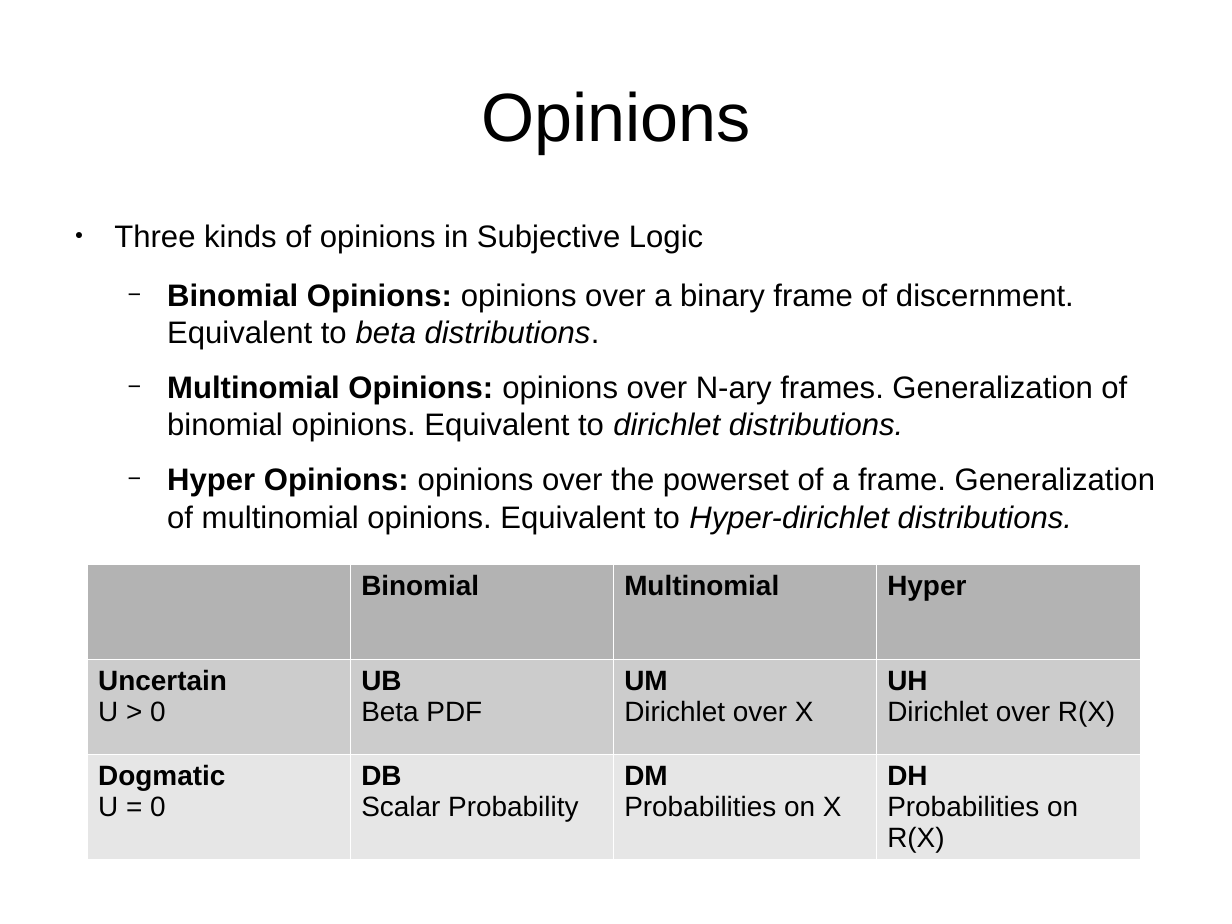
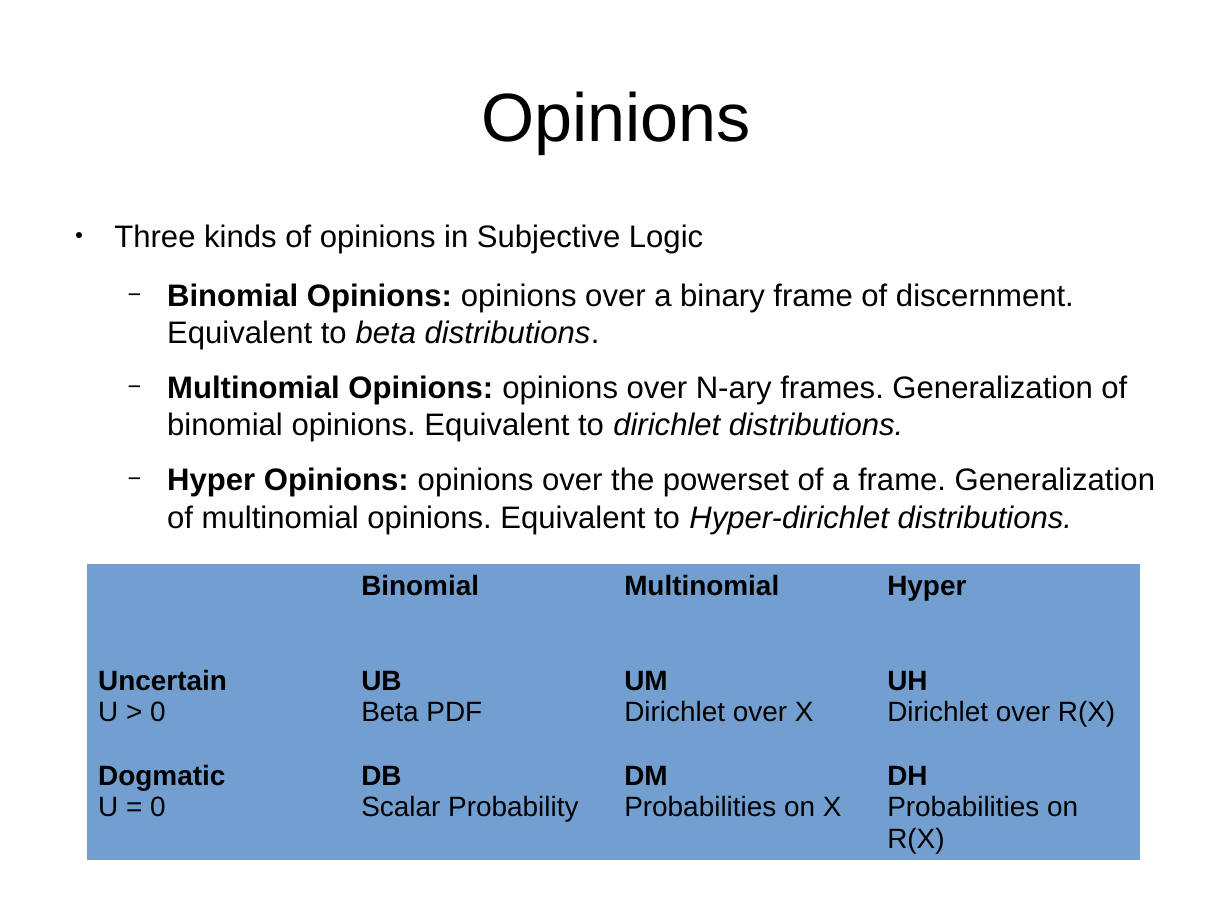
Before and after one commit to bstamour/SLHS, a slide deck: slide 13 of docs/proposal-from-bob.odp. Drawn at 1232x924 pixels with LibreOffice and Linux fonts; fonts in the diff are those of the drawing. Boxes give left, top, right and bottom in pixels: in the first picture for what was removed or moved away, otherwise in the second. Text is boxed around its words. In the diff, an @@ line names an element or a change of style, - is before the commit and + after.

Commit message:
hyper opinion slide.

```diff
--- a/docs/proposal-from-bob.odp
+++ b/docs/proposal-from-bob.odp
@@ table at <box>87,565,1139,860</box> @@
@@ fill #B3B3B3 to #729FCF in row 1 @@
@@ fill #CCCCCC to #729FCF in row 2 @@
@@ fill #E6E6E6 to #729FCF in row 3 @@
@@ borders changed @@
```
Also in this commit, not shown: 6 other slides changed, 2 slides added.
